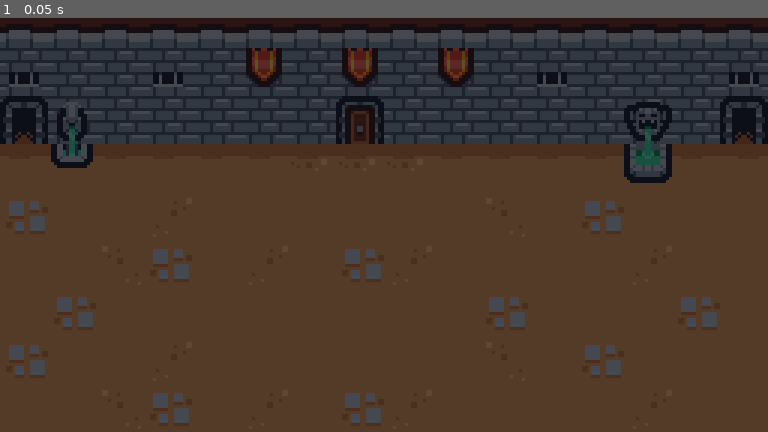
Above: before the commit, frame 1.
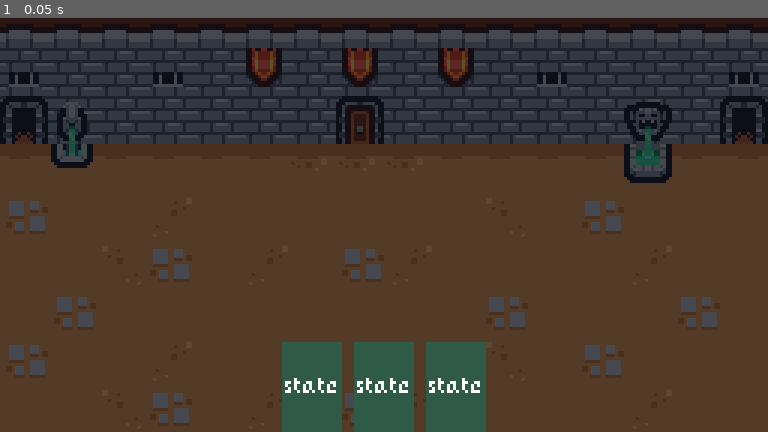
Above: after the commit, the same moment.

Repository: ealpizr/godot-cards
Game: Godot game, scene res://scenes/game.tscn
Same seed, same stepped clock (60 frames per second), same inputs: the game is played once before the commit and once after it.
Inputs:
- Up to frame 1 (0.05 s): no input

The runs differ from the first frame. In frame 1, 5.0% of the frame differs, in the area x 36-64%, y 78-100%.

Commit message:
Add some cards to game scene

Diff:
--- a/scenes/card_ui.tscn
+++ b/scenes/card_ui.tscn
@@ -6,6 +6,7 @@
 size = Vector2(20, 30)
 
 [node name="CardUI" type="Control"]
+custom_minimum_size = Vector2(20, 30)
 layout_mode = 3
 anchors_preset = 15
 anchor_right = 1.0
--- a/scenes/game.tscn
+++ b/scenes/game.tscn
@@ -1,6 +1,10 @@
-[gd_scene load_steps=2 format=3 uid="uid://cfiwsnon8re82"]
+[gd_scene load_steps=4 format=3 uid="uid://cfiwsnon8re82"]
 
 [ext_resource type="Texture2D" uid="uid://ieqvi3st07f7" path="res://assets/background.png" id="1_oxwpb"]
+[ext_resource type="PackedScene" uid="uid://bh3labrgxts1s" path="res://scenes/card_ui.tscn" id="2_bccay"]
+
+[sub_resource type="RectangleShape2D" id="RectangleShape2D_npqku"]
+size = Vector2(256, 100)
 
 [node name="Game" type="Node2D"]
 metadata/_edit_lock_ = true
@@ -10,3 +14,34 @@
 texture = ExtResource("1_oxwpb")
 centered = false
 metadata/_edit_lock_ = true
+
+[node name="CardDropArea" type="Area2D" parent="."]
+collision_layer = 2
+
+[node name="CollisionShape" type="CollisionShape2D" parent="CardDropArea"]
+position = Vector2(128, 50)
+shape = SubResource("RectangleShape2D_npqku")
+
+[node name="GameUI" type="CanvasLayer" parent="."]
+
+[node name="Hand" type="HBoxContainer" parent="GameUI"]
+anchors_preset = 7
+anchor_left = 0.5
+anchor_top = 1.0
+anchor_right = 0.5
+anchor_bottom = 1.0
+offset_left = -75.0
+offset_top = -30.0
+offset_right = 75.0
+grow_horizontal = 2
+grow_vertical = 0
+alignment = 1
+
+[node name="Card1" parent="GameUI/Hand" instance=ExtResource("2_bccay")]
+layout_mode = 2
+
+[node name="Card2" parent="GameUI/Hand" instance=ExtResource("2_bccay")]
+layout_mode = 2
+
+[node name="Card3" parent="GameUI/Hand" instance=ExtResource("2_bccay")]
+layout_mode = 2
